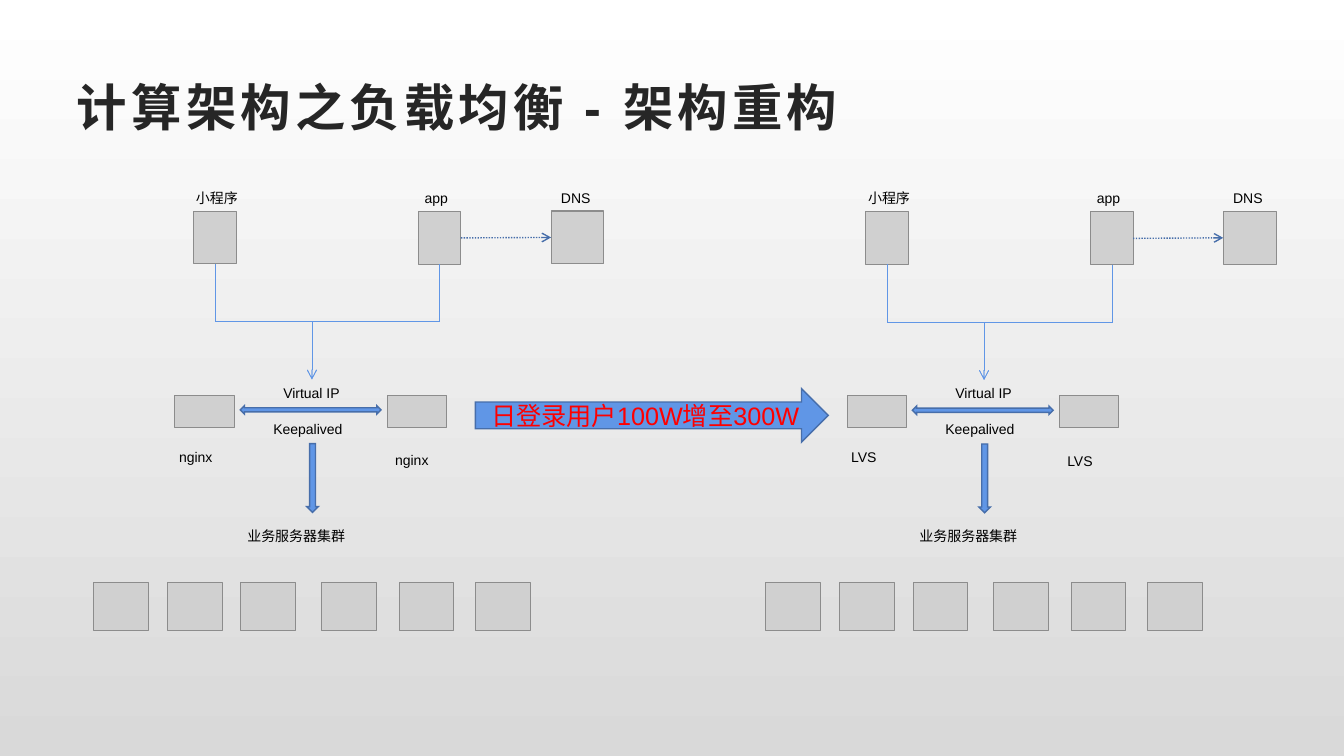
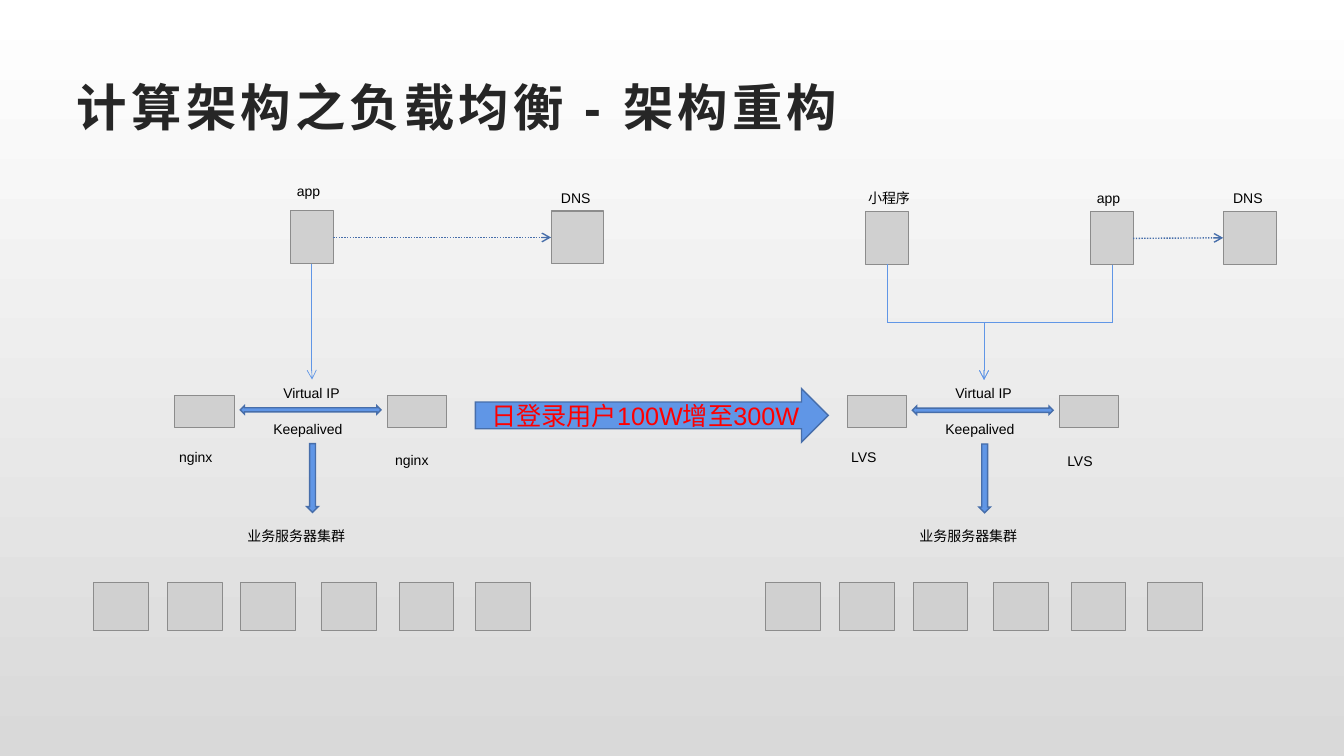
Before and after one commit to liuxgld/jiketime-project8, a slide deck: slide 7 of jobs/arch8-liuxinguo-lesson9-618QiangGou.pptx. Drawn at 1344x756 pixels with LibreOffice and Linux fonts; fonts in the diff are those of the drawing; grey boxes stand for pictures. Boxes give left, top, right and bottom in pixels: in the first picture for what was removed or moved away, otherwise in the second. Text is boxed around its words. In the diff, an @@ line names an element or a change of style, - is before the commit and + after.

```diff
--- a/jobs/arch8-liuxinguo-lesson9-618QiangGou.pptx
+++ b/jobs/arch8-liuxinguo-lesson9-618QiangGou.pptx
@@ text "app": place and size @@
-text "app" at box(425, 195, 448, 206)
+text "app" at box(297, 188, 320, 199)
@@ text removed at box(196, 191, 238, 204) @@
-小程序
@@ picture removed at box(194, 211, 236, 263) @@
@@ picture: place and size @@
-picture at box(418, 212, 461, 264)
+picture at box(290, 211, 333, 263)
@@ arrow moved from (461, 238) - (552, 238) to (333, 238) - (552, 238) @@
@@ elbow arrow removed from (215, 264) to (312, 379) @@
@@ elbow arrow moved from (440, 264) - (312, 379) to (312, 264) - (313, 380) @@
```
Also in this commit, not shown: 4 other slides changed.
